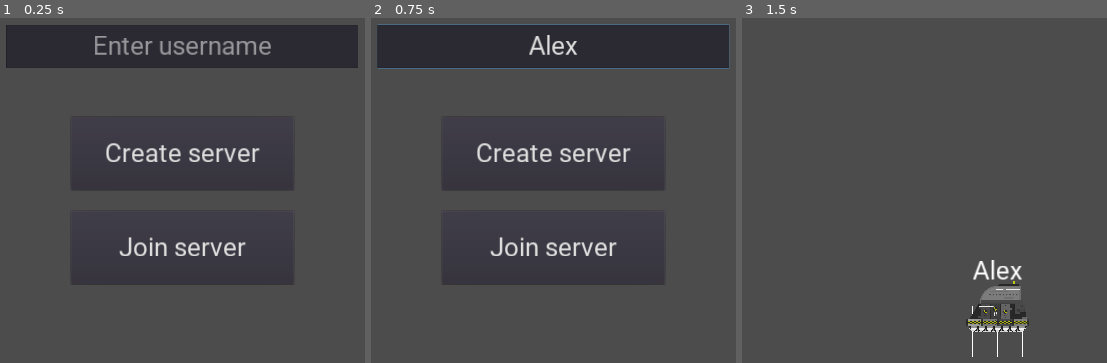
Above: before the commit, frames 1-3 (left to right).
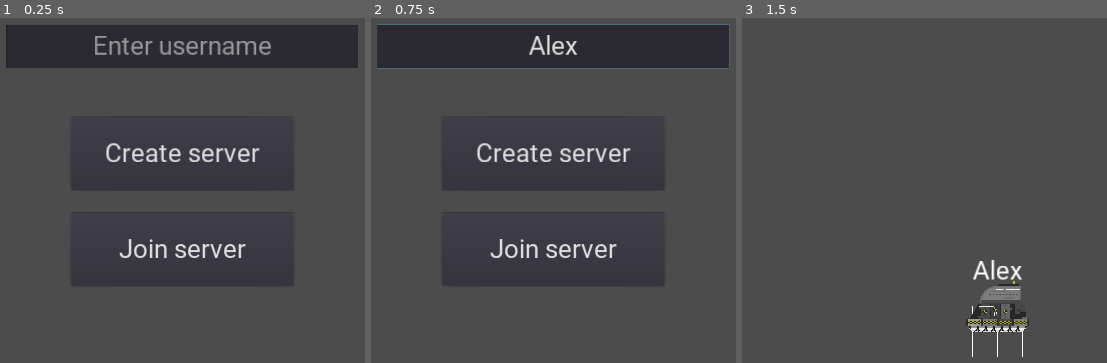
Above: after the commit, the same moments.

Repository: Kristofers-Solo/FuncIt
Game: Godot game, scene res://source/scenes/GUI/main_menu.tscn
The game is run twice, just before and just after one commit, with the same random seed, the same clock (stepped at 60 frames per second) and the same inputs.
Inputs (mouse positions are in pixels of both pictures, inside the frame that each line leads up to):
- Up to frame 1 (0.25 s): no input
- Up to frame 2 (0.75 s): click (553, 45) at 0.52 s; type "Alex" at 0.6 s
- Up to frame 3 (1.5 s): click "Create server" at 1.25 s

The runs differ from the first frame. In frame 1, 0.6% of the frame differs, in the area x 32-68%, y 63-70%; in frame 2, 0.6%; in frame 3, nothing differs.
Error in both runs: Invalid get index '3' (on base: 'Array'). (res://source/assets/scripts/server_handlers/network_processors/network.gd:26)

Commit message:
[Major] Finished product development - Stage III

Diff:
--- a/Game/project.godot
+++ b/Game/project.godot
@@ -70,6 +70,11 @@
 "events": [ Object(InputEventKey,"resource_local_to_scene":false,"resource_name":"","device":0,"alt":false,"shift":false,"control":false,"meta":false,"command":false,"pressed":false,"scancode":16777237,"unicode":0,"echo":false,"script":null)
  ]
 }
+input_shoot={
+"deadzone": 0.5,
+"events": [ Object(InputEventMouseButton,"resource_local_to_scene":false,"resource_name":"","device":-1,"alt":false,"shift":false,"control":false,"meta":false,"command":false,"button_mask":0,"position":Vector2( 0, 0 ),"global_position":Vector2( 0, 0 ),"factor":1.0,"button_index":1,"pressed":false,"doubleclick":false,"script":null)
+ ]
+}
 
 [physics]
 
--- a/Game/source/assets/scripts/player_handlers/player_body_handler.gd
+++ b/Game/source/assets/scripts/player_handlers/player_body_handler.gd
@@ -1,14 +1,26 @@
 extends KinematicBody2D
 
+var hp = 100 setget set_hp
+
+var player_bullet = load("res://source/entities/bullet/player_bullet.tscn")
 var username_text = load("res://source/scenes/OVERLAY/elements/username_text.tscn")
 var username setget username_set
 var username_text_instance = null
 
+var can_shoot = true
+var is_reloading = false
+
+puppet var puppet_hp = 100 setget puppet_hp_set
 puppet var puppet_position = Vector2(0, 0) setget puppet_position_set
 puppet var puppet_velocity = Vector2()
+puppet var puppet_rotation = 0
 puppet var puppet_username = "" setget puppet_username_set
 
 onready var tween = $Tween
+onready var sprite = $player_sprite
+onready var reload_timer = $reload_timer
+onready var shoot_point = $shoot_point
+onready var hit_timer = $hit_timer
 
 
 # Instance of data pre_processors
@@ -42,6 +54,13 @@
 	get_tree().connect("network_peer_connected", self, "_network_peer_connected")
 	username_text_instance = Global.instance_node_at_location(username_text, PersistentNodes, global_position)
 	username_text_instance.player_following = self
+	update_shoot_mode(false)
+	Global.alive_players.append(self)
+
+	yield(get_tree(), "idle_frame")
+	if get_tree().has_network_peer():
+		if is_network_master():
+			Global.player_master = self
 
 	# Allow update process override.
 	set_process(true)
@@ -87,6 +106,11 @@
 func _process(delta: float) -> void:
 	if username_text_instance != null:
 		username_text_instance.name = "username" + name
+
+	if hp <= 0:
+			if get_tree().is_network_server():
+				rpc("destroy")
+
 
 	user_input = UIN_preset_pre_processor_instance.update()
 	user_state = get_user_state()
@@ -116,7 +140,8 @@
 
 func _physics_process(delta) -> void:
 	if get_tree().has_network_peer():
-		if is_network_master():
+		if is_network_master() and visible:
+			look_at(get_global_mouse_position())
 			if "0" in VDIR:
 				if VDIR["1"]["0"]["ray"]["length"] - dimensions["collider"]["radius"] > 2 and jumpState == false:
 					gravityVector = (VDIR["1"]["0"]["ray"]["position"] - user_state["global_position"]).normalized()
@@ -164,6 +189,15 @@
 					timedOut = true
 				move_and_slide(gravityVector * jumpSpeed + movementVector.rotated(rotation).normalized() * movementSpeed)
 
+				if Input.is_action_pressed("input_shoot") and can_shoot and not is_reloading:
+					rpc("instance_bullet", get_tree().get_network_unique_id())
+					is_reloading = true
+					reload_timer.start()
+		else:
+			rotation = lerp_angle(rotation, puppet_rotation, delta * 8)
+
+			if not tween.is_active():
+				move_and_slide(puppet_velocity * movementSpeed)
 
 func _draw():
 	for vector_type in VDIR:
@@ -174,10 +208,34 @@
 				draw_line(VDIR[v_t][v]["start"] - user_state["global_position"],(VDIR[v_t][v]["ray"]["position"] - user_state["global_position"]).rotated(-rotation),Color(255,255,255,1),1)
 
 
+func lerp_angle(from, to, weight):
+	return from + short_angle_dist(from, to) * weight
+
+
+func short_angle_dist(from, to):
+	var max_angle = PI * 2
+	var difference = fmod(to - from, max_angle)
+	return fmod(2 * difference, max_angle) - difference
+
+
 func puppet_position_set(new_value) -> void:
 	puppet_position = new_value
 	tween.interpolate_property(self, "global_position", global_position, puppet_position, 0.1)
 	tween.start()
+
+
+func set_hp(new_value):
+	hp = new_value
+	if get_tree().has_network_peer():
+		if is_network_master():
+			rset("puppet_hp", hp)
+
+
+func puppet_hp_set(new_value):
+	puppet_hp = new_value
+	if get_tree().has_network_peer():
+		if not is_network_master():
+			hp = puppet_hp
 
 
 func username_set(new_value) -> void:
@@ -202,18 +260,70 @@
 		if is_network_master():
 			rset_unreliable("puppet_position", global_position)
 			#rset_unreliable("puppet_velocity", movementVector)
-			rset_unreliable("puppet_rotation", rotation_degrees)
+			rset_unreliable("puppet_rotation", rotation)
+
+
+sync func instance_bullet(id):
+	var player_bullet_instance = Global.instance_node_at_location(player_bullet, PersistentNodes, shoot_point.global_position)
+	player_bullet_instance.name = "Bullet" + name + str(Network.networked_object_name_index)
+	player_bullet_instance.set_network_master(id)
+	player_bullet_instance.player_rotation = rotation
+	player_bullet_instance.player_owner = id
+	Network.networked_object_name_index += 1
 
 
 sync func update_position(pos):
 	global_position = pos
 	puppet_position = pos
+
+
+func update_shoot_mode(shoot_mode):
+	can_shoot = shoot_mode
+
+
+func _on_reload_timer_timeout():
+	is_reloading = false
+
+
+func _on_hit_timer_timeout():
+	modulate = Color(1, 1, 1, 1)
+
+
+func _on_Hitbox_area_entered(area):
+	if get_tree().is_network_server():
+		if area.is_in_group("Player_damager") and area.get_parent().player_owner != int(name):
+			rpc("hit_by_damager", area.get_parent().damage)
+			area.get_parent().rpc("destroy")
+
+
+sync func hit_by_damager(damage):
+	hp -= damage
+	modulate = Color(5, 5, 5, 1)
+	hit_timer.start()
+
+
+sync func enable() -> void:
+	hp = 100
+	can_shoot = false
+	update_shoot_mode(false)
+	username_text_instance.visible = true
+	visible = true
+	$CollisionShape2D.disabled = false
+	$Hitbox/CollisionShape2D.disabled = false
+
+	if get_tree().has_network_peer():
+		if is_network_master():
+			Global.player_master = self
+
+	if not Global.alive_players.has(self):
+		Global.alive_players.append(self)
 
 
 sync func destroy() -> void:
 	username_text_instance.visible = false
 	visible = false
 	$player_collider.disabled = true
+	$hitbox/CollisionShape2D.disabled = true
 	Global.alive_players.erase(self)
 
 	if get_tree().has_network_peer():
--- /dev/null
+++ b/Game/source/assets/scripts/player_handlers/player_bullet.gd
@@ -0,0 +1,54 @@
+extends Sprite
+
+var velocity = Vector2(1, 0)
+var player_rotation
+
+export(int) var speed = 1400
+export(int) var damage = 25
+
+puppet var puppet_position setget puppet_position_set
+puppet var puppet_velocity = Vector2(0, 0)
+puppet var puppet_rotation = 0
+
+onready var initial_position = global_position
+
+var player_owner = 0
+
+
+func _ready() -> void:
+	visible = false
+	yield(get_tree(), "idle_frame")
+
+	if get_tree().has_network_peer():
+		if is_network_master():
+			velocity = velocity.rotated(player_rotation)
+			rotation = player_rotation
+			rset("puppet_velocity", velocity)
+			rset("puppet_rotation", rotation)
+			rset("puppet_position", global_position)
+
+	visible = true
+
+
+func _process(delta: float) -> void:
+	if get_tree().has_network_peer():
+		if is_network_master():
+			global_position += velocity * speed * delta
+		else:
+			rotation = puppet_rotation
+			global_position += puppet_velocity * speed * delta
+
+
+func puppet_position_set(new_value) -> void:
+	puppet_position = new_value
+	global_position = puppet_position
+
+
+sync func destroy() -> void:
+	queue_free()
+
+
+func _on_Destroy_timer_timeout():
+	if get_tree().has_network_peer():
+		if get_tree().is_network_server():
+			rpc("destroy")
--- a/Game/source/assets/scripts/server_handlers/network_processors/network_setup.gd
+++ b/Game/source/assets/scripts/server_handlers/network_processors/network_setup.gd
@@ -2,6 +2,7 @@
 
 var player = load("res://source/entities/player/player_node.tscn")
 
+var min_players = 2
 var current_spawn_location_instance_number = 1
 var current_player_for_spawn_location_number = null
 
@@ -9,6 +10,7 @@
 onready var username_text_edit = $multiplayer_configure/username_text_edit
 onready var device_ip_address = $UI/device_ip_address
 onready var start_game = $UI/start_game
+onready var floor_ = $floor
 
 
 func _ready():
@@ -32,14 +34,17 @@
 						current_player_for_spawn_location_number = player
 	else:
 		start_game.hide()
+		floor_.hide()
 
 
 func _process(delta: float) -> void:
 	if get_tree().network_peer != null:
-		if get_tree().get_network_connected_peers().size() >= 0 and get_tree().is_network_server():
+		if get_tree().get_network_connected_peers().size() >= (min_players - 1) and get_tree().is_network_server():
 			start_game.show()
+			floor_.show()
 		else:
 			start_game.hide()
+			floor_.hide()
 
 
 func _player_connected(id) -> void:
@@ -87,4 +92,8 @@
 
 
 sync func switch_to_game() -> void:
+	for child in PersistentNodes.get_children():
+		if child.is_in_group("Player"):
+			child.update_shoot_mode(true)
+
 	get_tree().change_scene("res://source/levels/trinity_site/trinity_site_level.tscn")
--- /dev/null
+++ b/Game/source/assets/scripts/ui_element_handlers/game_UI.gd
@@ -0,0 +1,16 @@
+extends CanvasLayer
+
+onready var win_timer = $Control/winner/win_timer
+onready var winner = $Control/winner
+
+func _ready() -> void:
+	winner.hide()
+
+
+func _process(delta: float) -> void:
+	if Global.alive_players.size() <= 1 and get_tree().has_network_peer():
+		if Global.alive_players[0].name == str(get_tree().get_network_unique_id()):
+			winner.show()
+
+		if win_timer.time_left <= 0:
+			win_timer.start()
--- /dev/null
+++ b/Game/source/assets/scripts/ui_element_handlers/winner.gd
@@ -0,0 +1,9 @@
+extends Label
+
+sync func return_to_lobby():
+	get_tree().change_scene("res://source/scenes/GUI/main_menu.tscn")
+
+
+func _on_win_timer_timeout():
+	if get_tree().is_network_server():
+		rpc("return_to_lobby")
--- /dev/null
+++ b/Game/source/entities/bullet/player_bullet.tscn
@@ -0,0 +1,27 @@
+[gd_scene load_steps=4 format=2]
+
+[ext_resource path="res://source/assets/sprites/bullet/bullet.png" type="Texture" id=1]
+[ext_resource path="res://source/assets/scripts/player_handlers/player_bullet.gd" type="Script" id=2]
+
+[sub_resource type="RectangleShape2D" id=1]
+extents = Vector2( 22.0883, 10 )
+
+[node name="player_bullet" type="Sprite" groups=[
+"Net",
+]]
+texture = ExtResource( 1 )
+script = ExtResource( 2 )
+
+[node name="hitbox" type="Area2D" parent="." groups=[
+"Player_damager",
+]]
+
+[node name="CollisionShape2D" type="CollisionShape2D" parent="hitbox"]
+visible = false
+shape = SubResource( 1 )
+
+[node name="destroy_timer" type="Timer" parent="."]
+one_shot = true
+autostart = true
+
+[connection signal="timeout" from="destroy_timer" to="." method="_on_destroy_timer_timeout"]
--- a/Game/source/entities/player/player_node.tscn
+++ b/Game/source/entities/player/player_node.tscn
@@ -26,6 +26,9 @@
 "speed": 65.0
 } ]
 
+[sub_resource type="RectangleShape2D" id=3]
+extents = Vector2( 47.3339, 50.0489 )
+
 [node name="player" type="KinematicBody2D" groups=[
 "Net",
 "Player",
@@ -52,4 +55,24 @@
 wait_time = 0.03
 autostart = true
 
+[node name="reload_timer" type="Timer" parent="."]
+wait_time = 0.15
+one_shot = true
+
+[node name="hit_timer" type="Timer" parent="."]
+wait_time = 0.1
+one_shot = true
+
+[node name="shoot_point" type="Position2D" parent="."]
+position = Vector2( 55.9245, -31.8558 )
+
+[node name="hitbox" type="Area2D" parent="."]
+
+[node name="CollisionShape2D" type="CollisionShape2D" parent="hitbox"]
+position = Vector2( -3.49359, 3.44745 )
+shape = SubResource( 3 )
+
 [connection signal="timeout" from="network_tick_rate" to="." method="_on_network_tick_rate_timeout"]
+[connection signal="timeout" from="reload_timer" to="." method="_on_reload_timer_timeout"]
+[connection signal="timeout" from="hit_timer" to="." method="_on_hit_timer_timeout"]
+[connection signal="area_entered" from="hitbox" to="." method="_on_hitbox_area_entered"]
--- a/Game/source/levels/trinity_site/trinity_site_level.tscn
+++ b/Game/source/levels/trinity_site/trinity_site_level.tscn
@@ -1,8 +1,19 @@
-[gd_scene load_steps=4 format=2]
+[gd_scene load_steps=8 format=2]
 
 [ext_resource path="res://source/assets/scripts/server_handlers/trinity_site_level.gd" type="Script" id=1]
 [ext_resource path="res://source/assets/scripts/ui_element_handlers/UI.gd" type="Script" id=2]
 [ext_resource path="res://source/levels/trinity_site/images/trinity_site_level_layout-monochrome.png" type="Texture" id=3]
+[ext_resource path="res://source/fonts/roboto/Roboto-Regular.ttf" type="DynamicFontData" id=4]
+[ext_resource path="res://source/assets/scripts/ui_element_handlers/winner.gd" type="Script" id=5]
+[ext_resource path="res://source/assets/scripts/ui_element_handlers/game_UI.gd" type="Script" id=6]
+
+[sub_resource type="DynamicFont" id=1]
+size = 120
+outline_size = 7
+outline_color = Color( 0, 0, 0, 1 )
+use_mipmaps = true
+use_filter = true
+font_data = ExtResource( 4 )
 
 [node name="trinity-site" type="Node2D"]
 script = ExtResource( 1 )
@@ -40,3 +51,36 @@
 
 [node name="UI" type="CanvasLayer" parent="."]
 script = ExtResource( 2 )
+
+[node name="game_UI" type="CanvasLayer" parent="."]
+script = ExtResource( 6 )
+
+[node name="Control" type="Control" parent="game_UI"]
+anchor_right = 1.0
+anchor_bottom = 1.0
+__meta__ = {
+"_edit_use_anchors_": false
+}
+
+[node name="winner" type="Label" parent="game_UI/Control"]
+anchor_top = 0.5
+anchor_right = 1.0
+anchor_bottom = 0.5
+margin_top = -35.5
+margin_bottom = 57.5
+custom_fonts/font = SubResource( 1 )
+custom_colors/font_color_shadow = Color( 0, 0, 0, 1 )
+custom_constants/shadow_offset_x = 6
+custom_constants/shadow_offset_y = 6
+text = "You are the winner"
+align = 1
+valign = 1
+script = ExtResource( 5 )
+__meta__ = {
+"_edit_use_anchors_": false
+}
+
+[node name="win_timer" type="Timer" parent="game_UI/Control/winner"]
+wait_time = 4.0
+
+[connection signal="timeout" from="game_UI/Control/winner/win_timer" to="game_UI/Control/winner" method="_on_win_timer_timeout"]
--- a/Game/source/scenes/GUI/main_menu.tscn
+++ b/Game/source/scenes/GUI/main_menu.tscn
@@ -49,10 +49,10 @@
 anchor_top = 0.5
 anchor_right = 0.5
 anchor_bottom = 0.5
-margin_left = -267.5
-margin_top = 24.0
-margin_right = 267.5
-margin_bottom = 200.0
+margin_left = -266.52
+margin_top = 28.0
+margin_right = 268.48
+margin_bottom = 204.0
 custom_fonts/font = ExtResource( 1 )
 text = "Join server"
 __meta__ = {
@@ -100,7 +100,7 @@
 }
 
 [node name="floor" parent="." instance=ExtResource( 4 )]
-position = Vector2( 960, 1104 )
+position = Vector2( 960, 1056 )
 scale = Vector2( 2, 1 )
 
 [connection signal="pressed" from="multiplayer_configure/create_server" to="." method="_on_create_server_pressed"]
Binary file added: Game/source/assets/sprites/bullet/bullet.png
Not shown, added: Game/source/assets/sprites/bullet/bullet.png.import
Not shown: 1 places in Game/source/entities/player/player_node.tscn that only renumber resources
